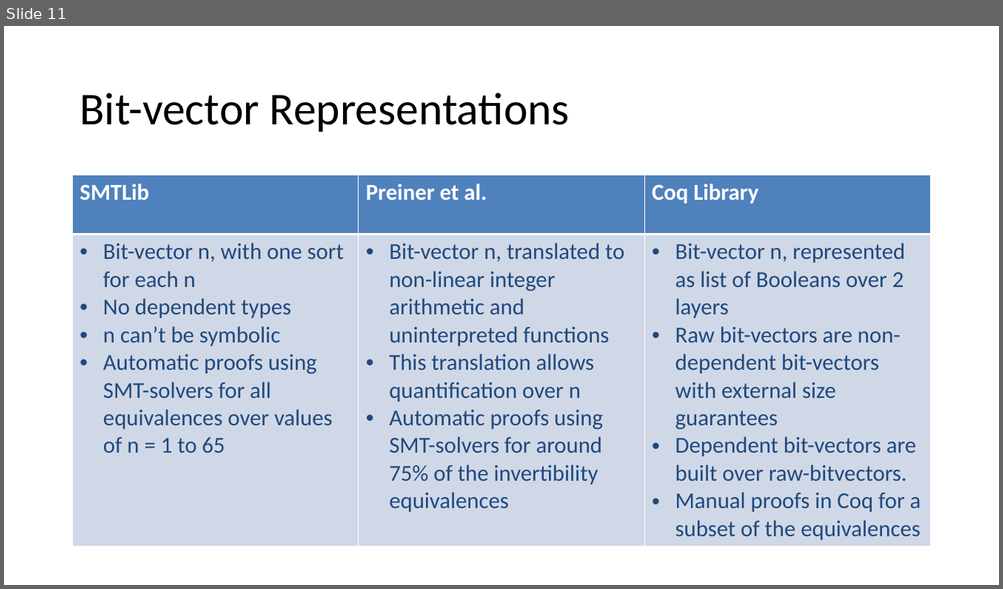
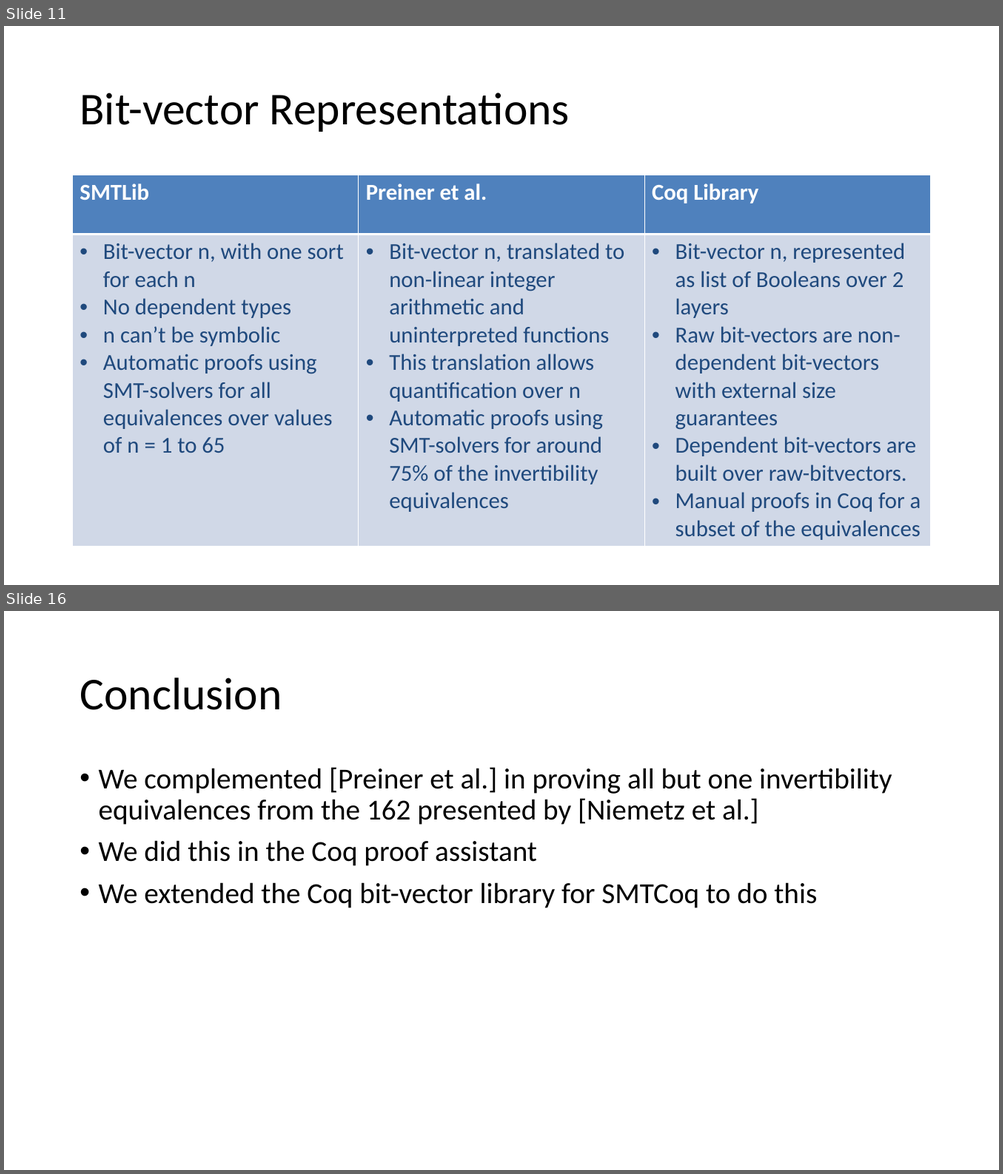
Before and after one commit to arjunvish/pxtp2019presentation, a slide deck: Presentation.pptx. Shown one above the other, each under a label of ours: slide 11 before the commit, slides 11 and 16 after it; the slides between them are not shown. The pictures are 1003x589 and 1003x1174 pixels, drawn with LibreOffice and Linux fonts; fonts in the diff are those of the drawing. Boxes give left, top, right and bottom in pixels: in the first picture for what was removed or moved away, otherwise in the second. Text is boxed around its words. In the diff, an @@ line names an element or a change of style, - is before the commit and + after.

```diff
--- a/Presentation.pptx
+++ b/Presentation.pptx
@@ slide 16 added at bbox=[4, 611, 999, 1170], background #FFFFFF @@
@@ title added at bbox=[79, 678, 282, 710], 44 pt, text #000000 @@
+Conclusion
@@ text added at bbox=[99, 767, 891, 908], 28 pt, text #000000 @@
+• We complemented [Preiner et al.] in proving all but one invertibility equivalences from the 162 presented by [Niemetz et al.]
+• We did this in the Coq proof assistant
+• We extended the Coq bit-vector library for SMTCoq to do this
```
Also in this commit, not shown: 3 slides changed, 4 other slides added.
